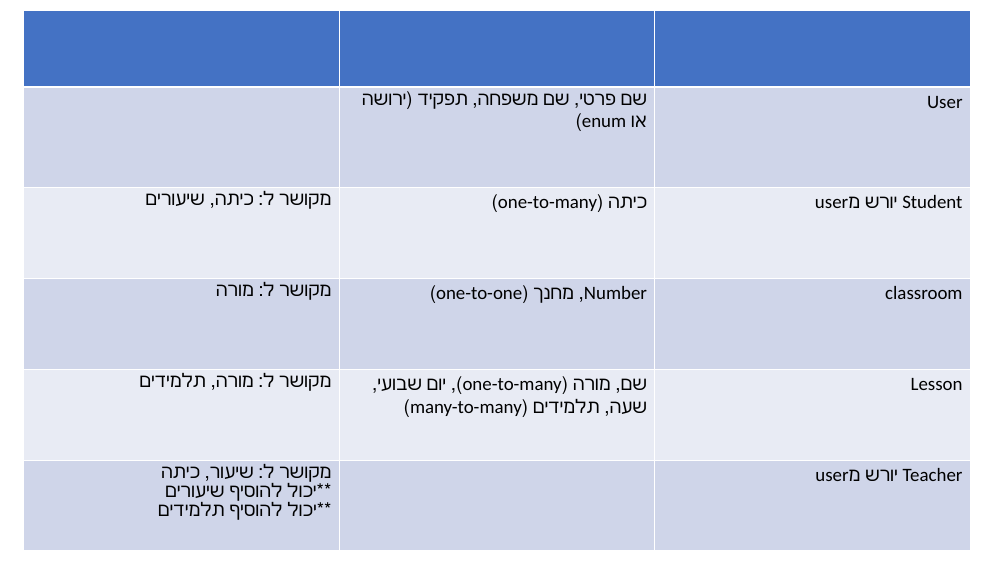
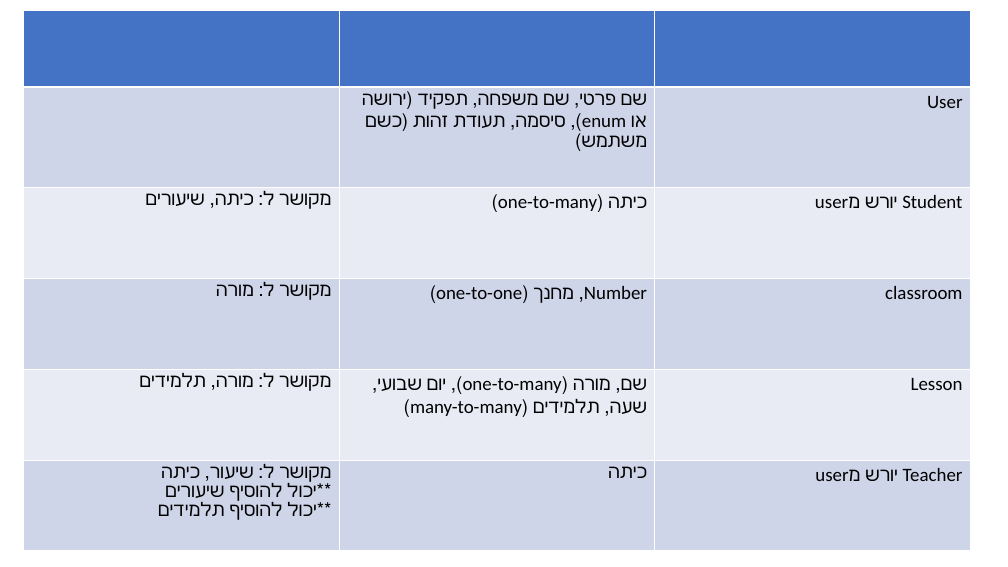
Before and after one commit to MorFix/School, a slide deck: slide 5 of אפיון בצפר.pptx. Drawn at 1008x567 pixels with LibreOffice and Linux fonts; fonts in the diff are those of the drawing. Boxes give left, top, right and bottom in pixels: in the first picture for what was removed or moved away, otherwise in the second. Text is boxed around its words. In the diff, an @@ line names an element or a change of style, - is before the commit and + after.

```diff
--- a/אפיון בצפר.pptx
+++ b/אפיון בצפר.pptx
@@ table at [23,11,969,551] @@
-row 2, column 2: שם פרטי, שם משפחה, תפקיד (ירושה או enum)
+row 2, column 2: שם פרטי, שם משפחה, תפקיד (ירושה או enum), סיסמה, תעודת זהות (כשם משתמש)
-row 6, column 2: 
+row 6, column 2: כיתה
```
Also in this commit, not shown: 6 other files.
